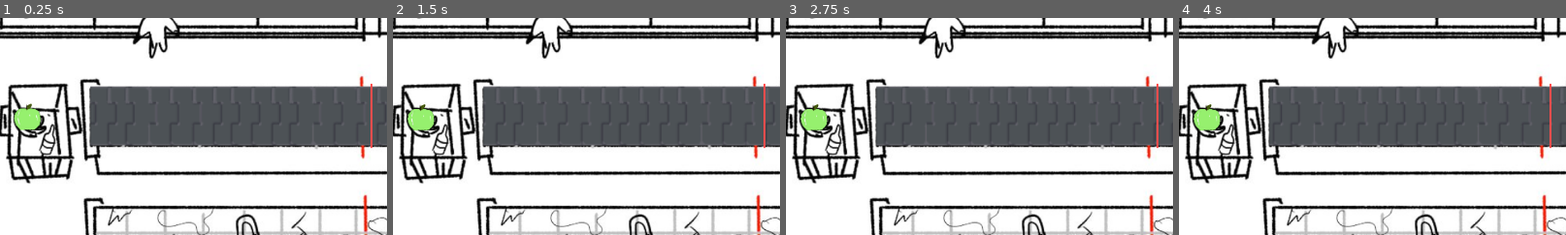
Above: before the commit, frames 1-4 (left to right).
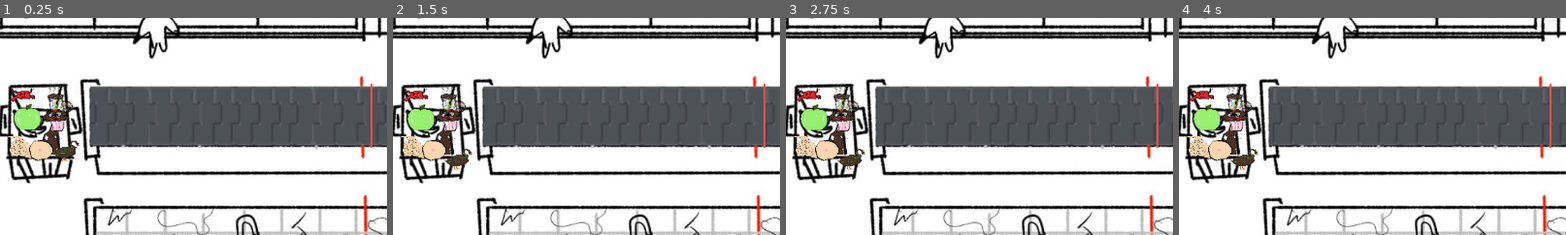
Above: after the commit, the same moments.

Repository: TheSenPie/disco-market
Game: Godot game, scene res://main.tscn
Two runs of this game, one before a commit and one after it. Both use one fixed random seed, a clock stepped at 60 frames per second and the inputs below. The project has no main scene, so this scene is started directly.
Inputs (mouse positions are % of the whole screen's width and height, from its top left):
- Up to frame 1 (0.25 s): no input
- Up to frame 2 (1.5 s): tap Enter at 0.5 s; move the mouse to (25, 45) at 0.52 s; click (25, 45) at 0.67 s; tap Space at 1.25 s; move the mouse to (30, 55) at 1.27 s; click (30, 55) at 1.42 s
- Up to frame 3 (2.75 s): tap Enter at 2 s; move the mouse to (60, 28) at 2.02 s; click (60, 28) at 2.17 s
- Up to frame 4 (4 s): tap Space at 2.75 s; move the mouse to (45, 70) at 2.77 s; click (45, 70) at 2.92 s; tap Enter at 3.5 s; move the mouse to (80, 65) at 3.52 s; click (80, 65) at 3.67 s
The pictures show only the part of the screen within x 22-72%, y 23-73%; the shares and areas given below are measured in that part.

The runs differ from the first frame. In frame 1, 2.4% of the frame differs, in the area x 2-21%, y 30-67%; in frame 2, 2.4%, in the area x 2-21%, y 30-71%; in frame 3, 2.4%; in frame 4, 2.4%.

Commit message:
Add more items to main scene

Diff:
--- a/main.tscn
+++ b/main.tscn
@@ -1,13 +1,15 @@
-[gd_scene load_steps=7 format=3 uid="uid://dmwrd6otsaew5"]
+[gd_scene load_steps=11 format=3 uid="uid://dmwrd6otsaew5"]
 
 [ext_resource type="Texture2D" uid="uid://cq6wiqlvpd575" path="res://assets/preview.jpg" id="1_ig7tw"]
 [ext_resource type="PackedScene" uid="uid://dap73vn77pecc" path="res://objects/belt/belt.tscn" id="2_0xm2m"]
-[ext_resource type="Script" uid="uid://b3sc21xdd8xbm" path="res://objects/item/item.gd" id="3_1bvp3"]
-[ext_resource type="Texture2D" uid="uid://djmf6b47vd8uj" path="res://assets/apple.png" id="3_h2yge"]
-[ext_resource type="AudioStream" uid="uid://cnlehdjq0e1rt" path="res://assets/conga.ogg" id="5_lquwl"]
-
-[sub_resource type="RectangleShape2D" id="RectangleShape2D_h2yge"]
-size = Vector2(121.875, 128.125)
+[ext_resource type="PackedScene" uid="uid://7joj6v22pfw7" path="res://objects/item/apple.tscn" id="3_h2yge"]
+[ext_resource type="PackedScene" uid="uid://c8phfwcg3qysd" path="res://objects/item/ant.tscn" id="4_4c57u"]
+[ext_resource type="PackedScene" uid="uid://e3mk4fd52ry6" path="res://objects/item/balls.tscn" id="5_efxa6"]
+[ext_resource type="PackedScene" uid="uid://bvy6voirbslyx" path="res://objects/item/boob.tscn" id="6_dg77c"]
+[ext_resource type="PackedScene" uid="uid://busye05j6kuqb" path="res://objects/item/coffee.tscn" id="7_ycdy4"]
+[ext_resource type="PackedScene" uid="uid://b0d67cgjg26il" path="res://objects/item/crab.tscn" id="8_w48qg"]
+[ext_resource type="PackedScene" uid="uid://c41nufm3sbqhw" path="res://objects/item/cupcake.tscn" id="9_vivmo"]
+[ext_resource type="PackedScene" uid="uid://dlugvi0nglbyr" path="res://objects/item/duck.tscn" id="10_2cqfq"]
 
 [node name="Main" type="Node2D"]
 
@@ -20,18 +22,26 @@
 position = Vector2(384, 249)
 scale = Vector2(1.889, 1.955)
 
-[node name="Item" type="Area2D" parent="."]
+[node name="Apple" parent="." instance=ExtResource("3_h2yge")]
 position = Vector2(290, 294)
-scale = Vector2(0.32, 0.32)
-collision_mask = 0
-script = ExtResource("3_1bvp3")
 
-[node name="Apple" type="Sprite2D" parent="Item"]
-texture = ExtResource("3_h2yge")
+[node name="Item" parent="." instance=ExtResource("4_4c57u")]
+position = Vector2(327, 330)
 
-[node name="Hitbox" type="CollisionShape2D" parent="Item"]
-position = Vector2(1.5625, 1.5625)
-shape = SubResource("RectangleShape2D_h2yge")
+[node name="Item2" parent="." instance=ExtResource("5_efxa6")]
+position = Vector2(281, 339)
 
-[node name="Sound" type="AudioStreamPlayer2D" parent="Item"]
-stream = ExtResource("5_lquwl")
+[node name="Item3" parent="." instance=ExtResource("6_dg77c")]
+position = Vector2(309, 341)
+
+[node name="Item4" parent="." instance=ExtResource("7_ycdy4")]
+position = Vector2(332, 273)
+
+[node name="Item5" parent="." instance=ExtResource("8_w48qg")]
+position = Vector2(283, 261)
+
+[node name="Item6" parent="." instance=ExtResource("9_vivmo")]
+position = Vector2(332, 297)
+
+[node name="Item7" parent="." instance=ExtResource("10_2cqfq")]
+position = Vector2(347, 341)
